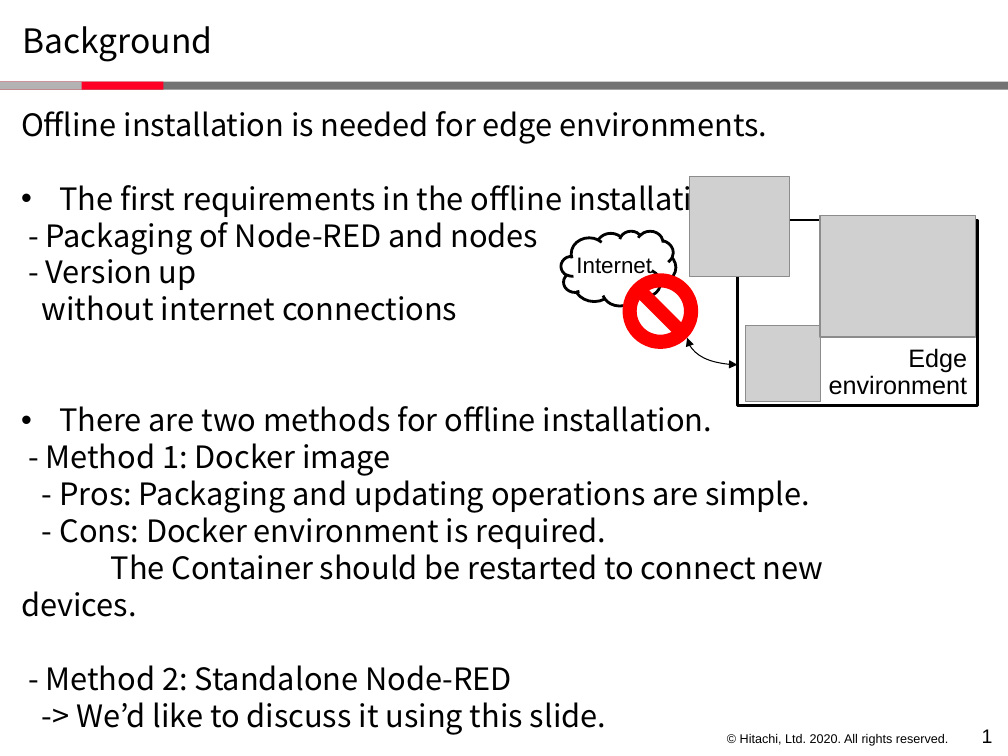
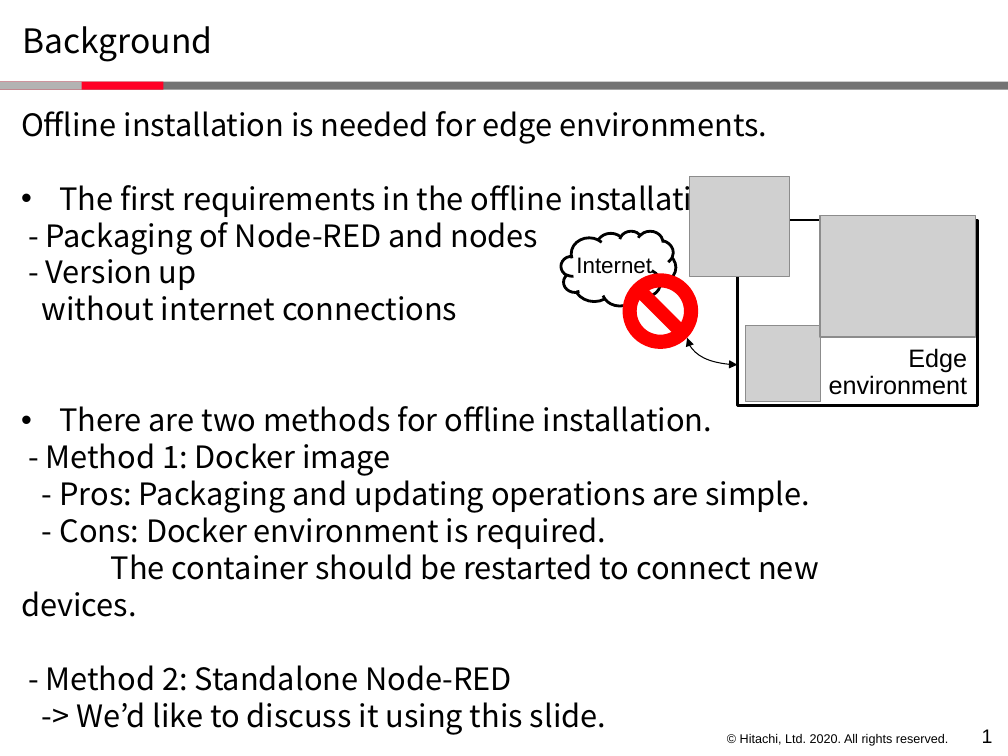
Before and after one commit to node-red-hitachi/node-red-notes, a slide deck: slide 2 of Teleconference/20200428/01-standalone_nodered.pptx. Drawn at 1008x756 pixels with LibreOffice and Linux fonts; fonts in the diff are those of the drawing; grey boxes stand for pictures; background and template pictures are left out. Boxes give left, top, right and bottom in pixels: in the first picture for what was removed or moved away, otherwise in the second. Text is boxed around its words. In the diff, an @@ line names an element or a change of style, - is before the commit and + after.

```diff
--- a/Teleconference/20200428/01-standalone_nodered.pptx
+++ b/Teleconference/20200428/01-standalone_nodered.pptx
@@ text at box(21, 548, 819, 617): text changed @@
-The Container should be restarted to connect new devices.
+The container should be restarted to connect new devices.
```
Also in this commit, not shown: 4 other slides changed, 1 slide removed.
